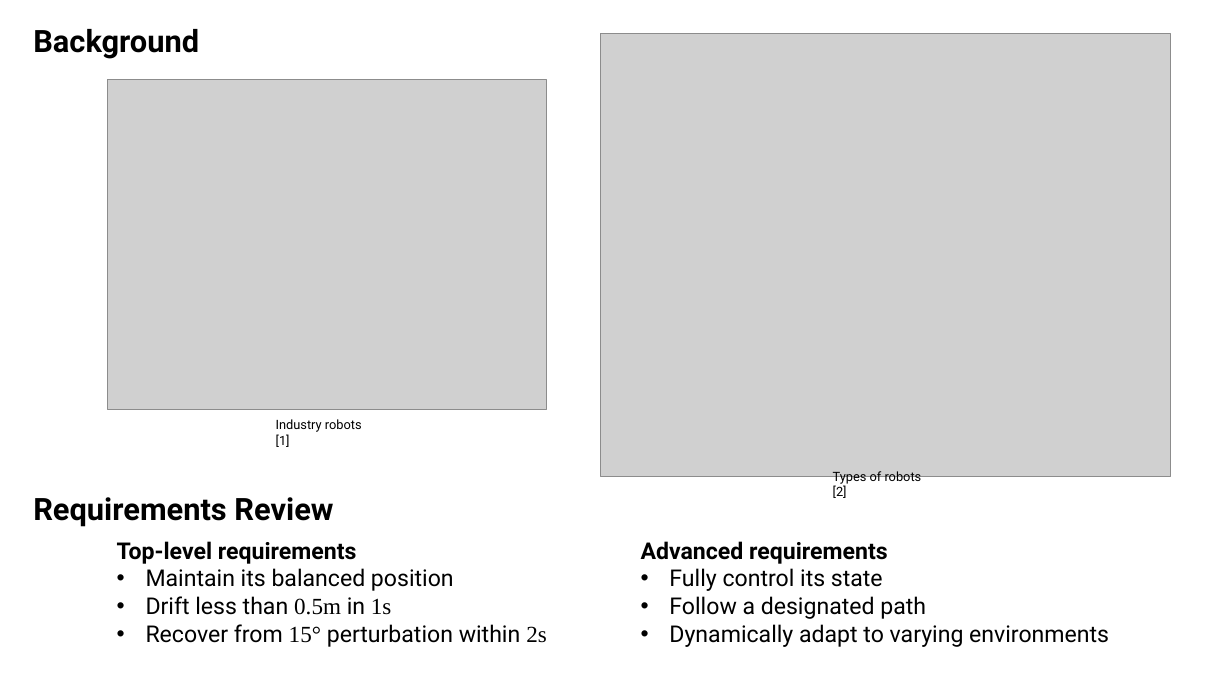
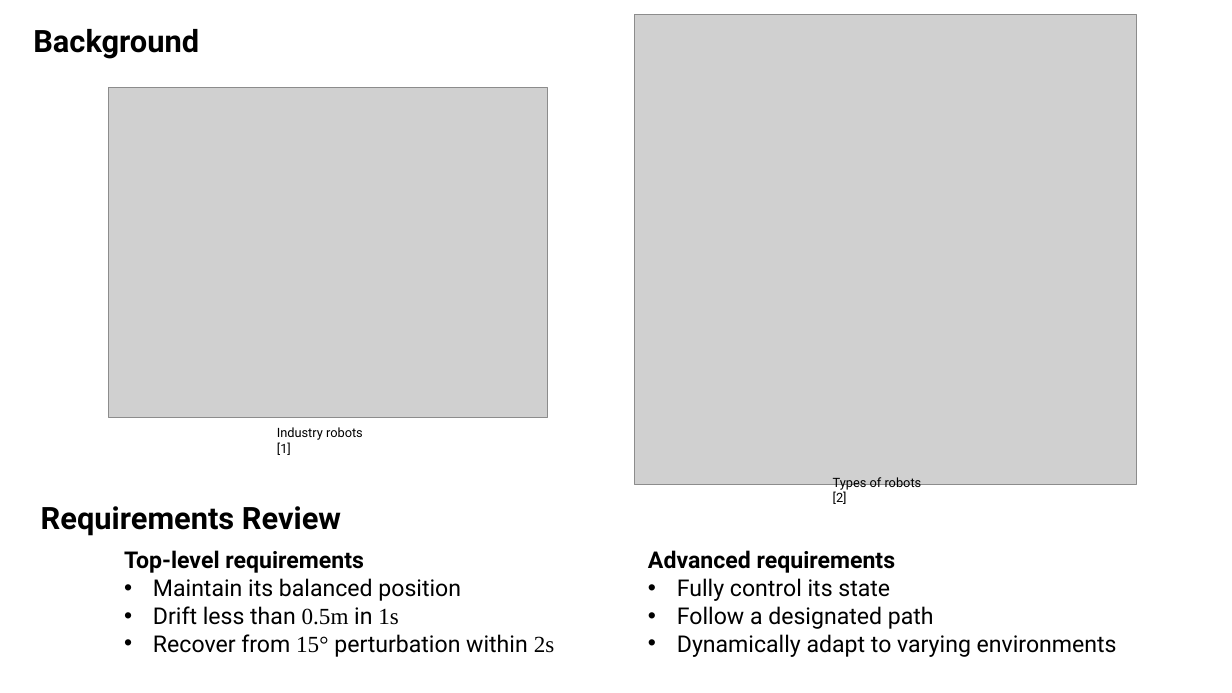
Before and after one commit to Klaaktu/balance-bot, a slide deck: slide 2 of Presentation/Presentation1.pptx. Drawn at 1232x693 pixels with LibreOffice and Linux fonts; fonts in the diff are those of the drawing; grey boxes stand for pictures. Boxes give left, top, right and bottom in pixels: in the first picture for what was removed or moved away, otherwise in the second. Text is boxed around its words. In the diff, an @@ line names an element or a change of style, - is before the commit and + after.

```diff
--- a/Presentation/Presentation1.pptx
+++ b/Presentation/Presentation1.pptx
@@ picture: place and size @@
-picture at (601, 33, 1171, 477)
+picture at (635, 15, 1137, 484)
@@ picture: place and size @@
-picture at (107, 80, 546, 409)
+picture at (109, 88, 548, 417)
@@ text "Industry robots [1]": place and size @@
-text "Industry robots [1]" at (276, 419, 362, 447)
+text "Industry robots [1]" at (277, 427, 363, 455)
@@ text "Types of robots [2]": place and size @@
-text "Types of robots [2]" at (833, 471, 922, 498)
+text "Types of robots [2]" at (833, 477, 922, 504)
@@ text "Requirements Review": place and size @@
-text "Requirements Review" at (33, 497, 333, 527)
+text "Requirements Review" at (41, 506, 341, 536)
@@ text "Top-level requirements": place and size @@
-text "Top-level requirements" at (117, 541, 547, 647)
+text "Top-level requirements" at (124, 550, 555, 657)
@@ text "Advanced requirements": place and size @@
-text "Advanced requirements" at (641, 541, 1109, 647)
+text "Advanced requirements" at (648, 550, 1117, 657)
```
Also in this commit, not shown: 7 other slides changed, 1 slide added, 1 slide removed, 6 other files.
